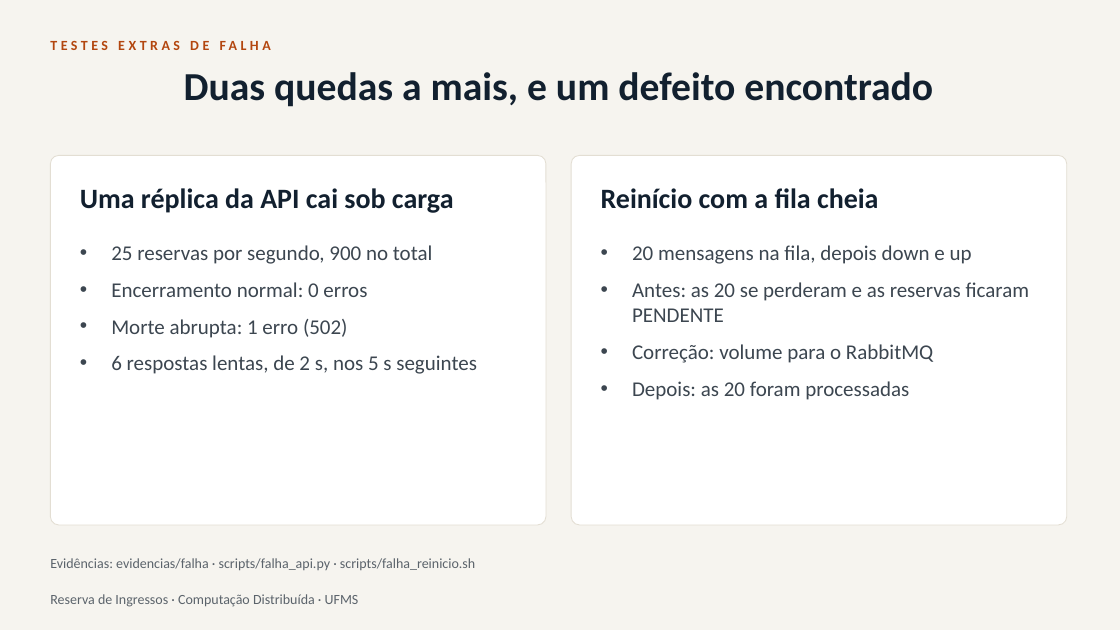
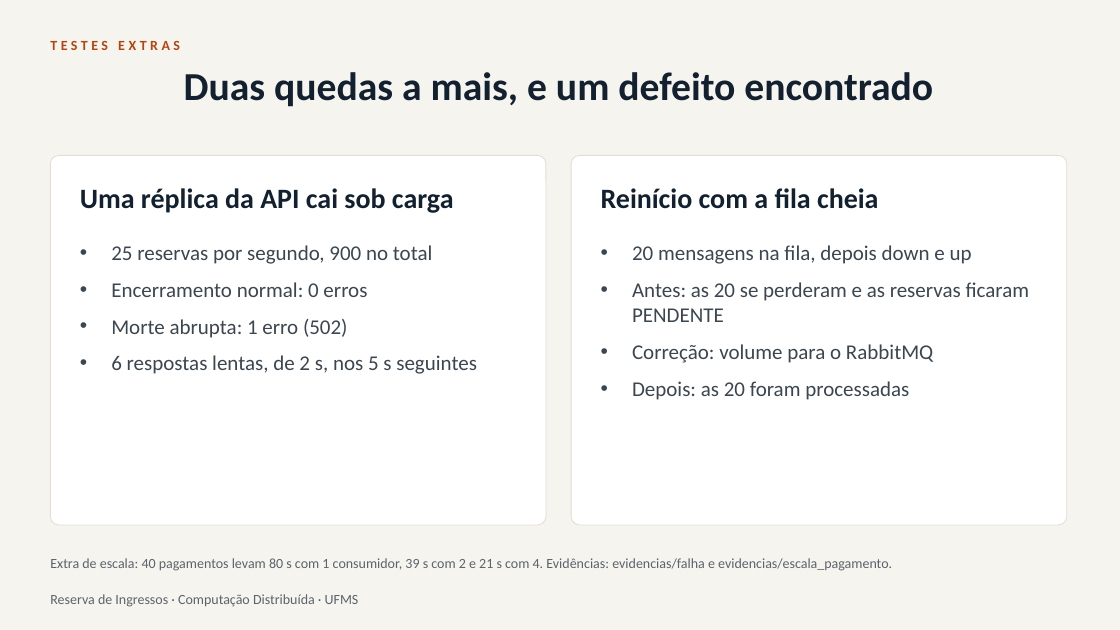
Before and after one commit to eliassilva21dt-tech/reserva-de-ingressos, a slide deck: slide 13 of docs/apresentacao.pptx. Drawn at 1120x630 pixels with LibreOffice and Linux fonts; fonts in the diff are those of the drawing. Boxes give left, top, right and bottom in pixels: in the first picture for what was removed or moved away, otherwise in the second. Text is boxed around its words. In the diff, an @@ line names an element or a change of style, - is before the commit and + after.

```diff
--- a/docs/apresentacao.pptx
+++ b/docs/apresentacao.pptx
@@ text at [50,41,180,50]: text changed @@
-TESTES EXTRAS DE FALHA
+TESTES EXTRAS
@@ text at [50,558,892,571]: text changed @@
-Evidências: evidencias/falha · scripts/falha_api.py · scripts/falha_reinicio.sh
+Extra de escala: 40 pagamentos levam 80 s com 1 consumidor, 39 s com 2 e 21 s com 4. Evidências: evidencias/falha e evidencias/escala_pagamento.
```
Also in this commit, not shown: 4 other files.
